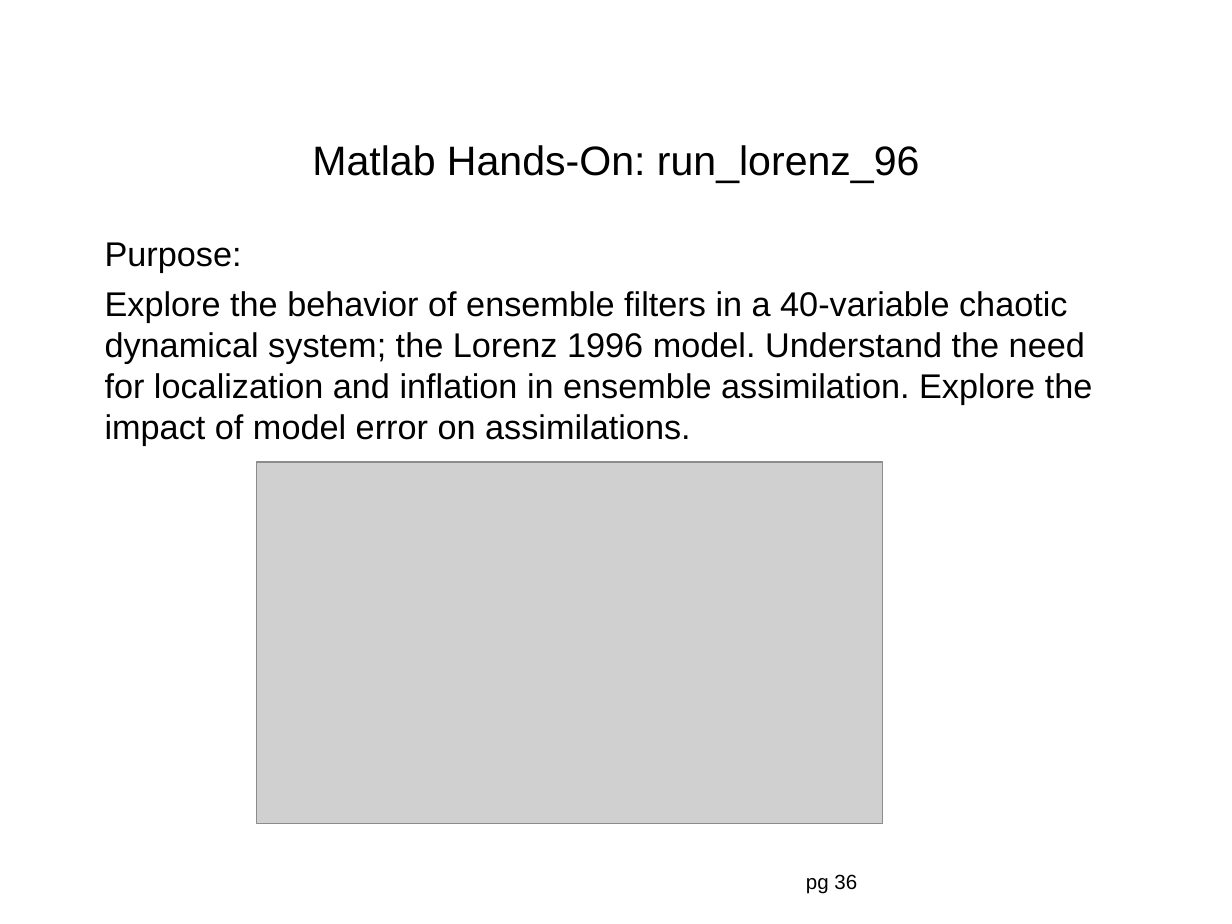
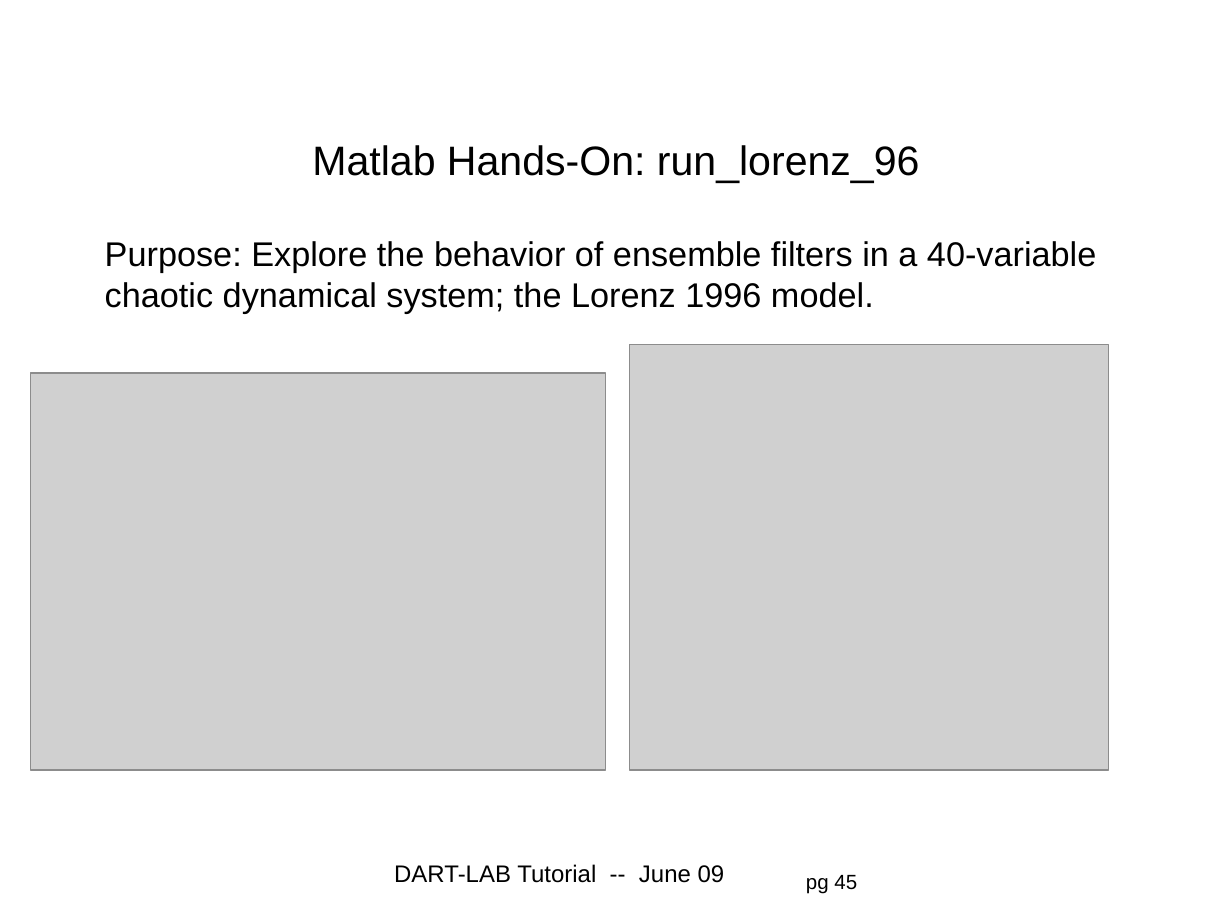
Before and after one commit to jhendric/DART, a slide deck: slide 45 of DART_LAB/presentation/DART_section2.ppt (slide 36 before the commit). Drawn at 1232x924 pixels with LibreOffice and Linux fonts; fonts in the diff are those of the drawing; grey boxes stand for pictures; background and template pictures are left out. Boxes give left, top, right and bottom in pixels: in the first picture for what was removed or moved away, otherwise in the second. Text is boxed around its words. In the diff, an @@ line names an element or a change of style, - is before the commit and + after.

Commit message:
Partial revision and new sections for DART_LAB tutorial.

```diff
--- a/DART_LAB/presentation/DART_section2.ppt
+++ b/DART_LAB/presentation/DART_section2.ppt
@@ text at (105,241,1096,313): text changed @@
-Purpose:
-Explore the behavior of ensemble filters in a 40-variable chaotic dynamical system; the Lorenz 1996 model. Understand the need for localization and inflation in ensemble assimilation. Explore the impact of model error on assimilations.
+Purpose: Explore the behavior of ensemble filters in a 40-variable chaotic dynamical system; the Lorenz 1996 model.
@@ picture added at (630,345,1109,770) @@
@@ picture: place and size @@
-picture at (256,462,882,824)
+picture at (31,373,606,770)
@@ text added at (394,864,725,883), 14 pt, text #000000 @@
+DART-LAB Tutorial -- June 09
@@ page number at (806,875,857,894): text changed @@
-pg 36
+pg 45
```
Also in this commit, not shown: 37 other slides changed, 9 slides added, 1 slide removed, 7 other files.
